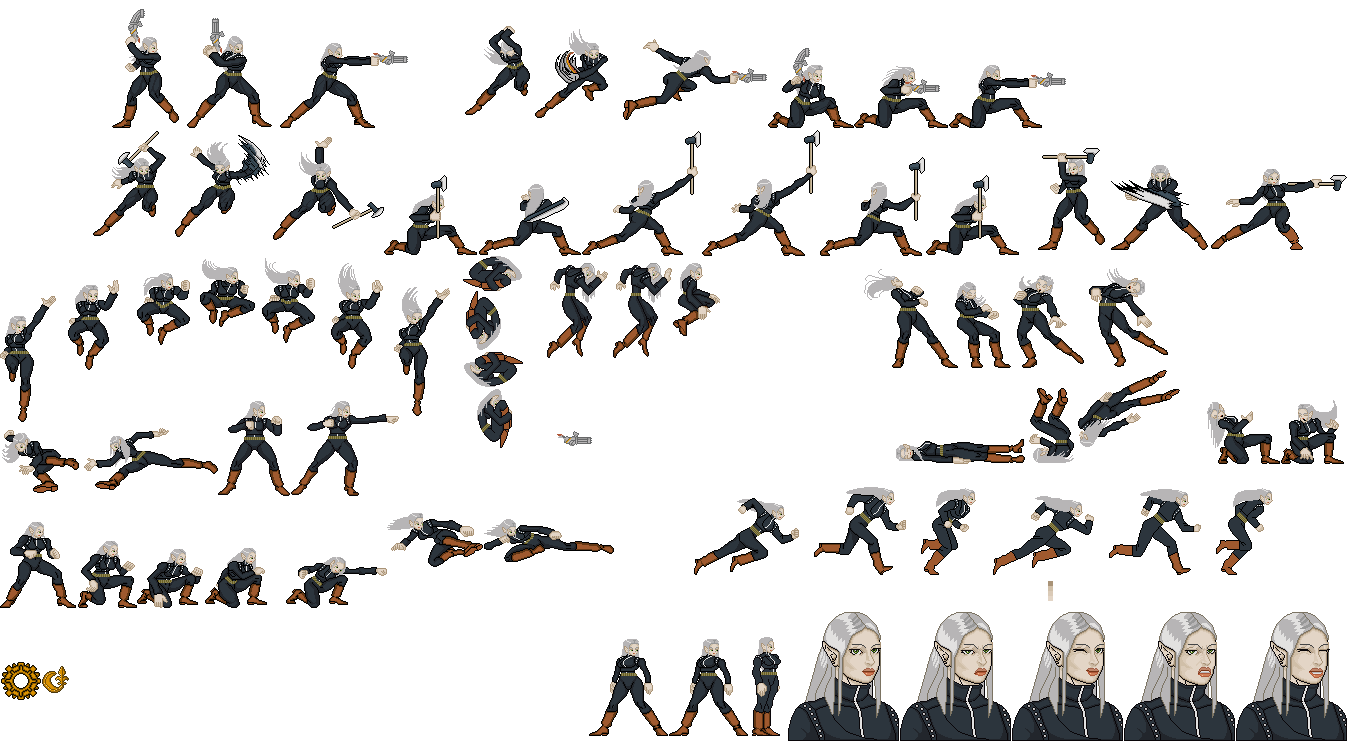
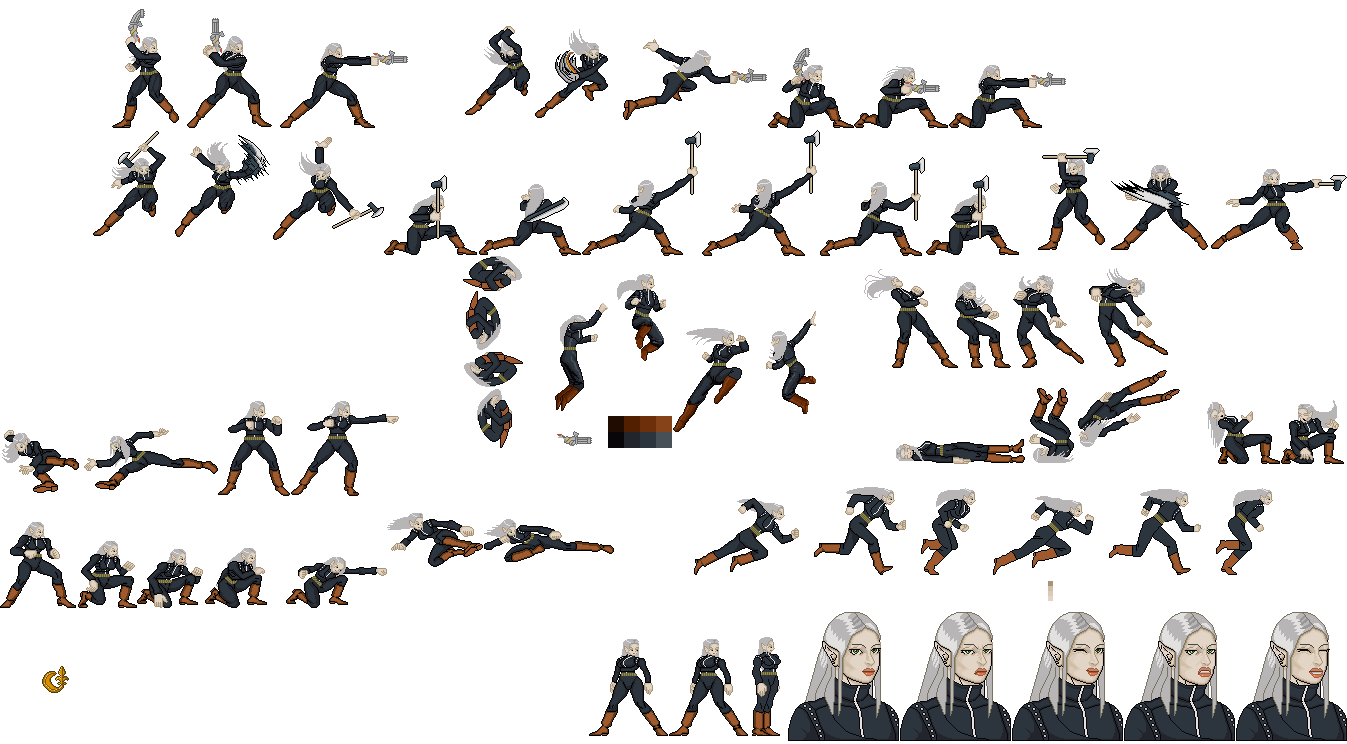
Layered file, before and after one edit (1347 x 744). Changes by layer:
painted on "arma Mescladas" (5th of 14, in "Usando machado") over [300, 263, 816, 320]
painted on "arma Mescladas" (9th of 14, in "Desarmado") over [620, 384, 809, 448]
hid "arma Mescladas" (12th of 14, in "Desarmado") over [0, 258, 450, 422]
painted on "Dash" over [412, 410, 808, 448]
renamed "Pintar camada 1" to "WALLJUMP", painted on it over [570, 263, 816, 448]
removed layer "Copiar de climb" over [568, 263, 696, 384]
painted on "climb" over [547, 263, 816, 448]
removed layer "arma Mescladas" (13th of 15) over [1, 662, 41, 700]
painted on "Copiar de Mork face" (3rd of 4, in "Faces dos dialogos") over [1, 662, 41, 700]
added layer "Mork color" above "arma Mescladas" over [576, 384, 704, 448]
